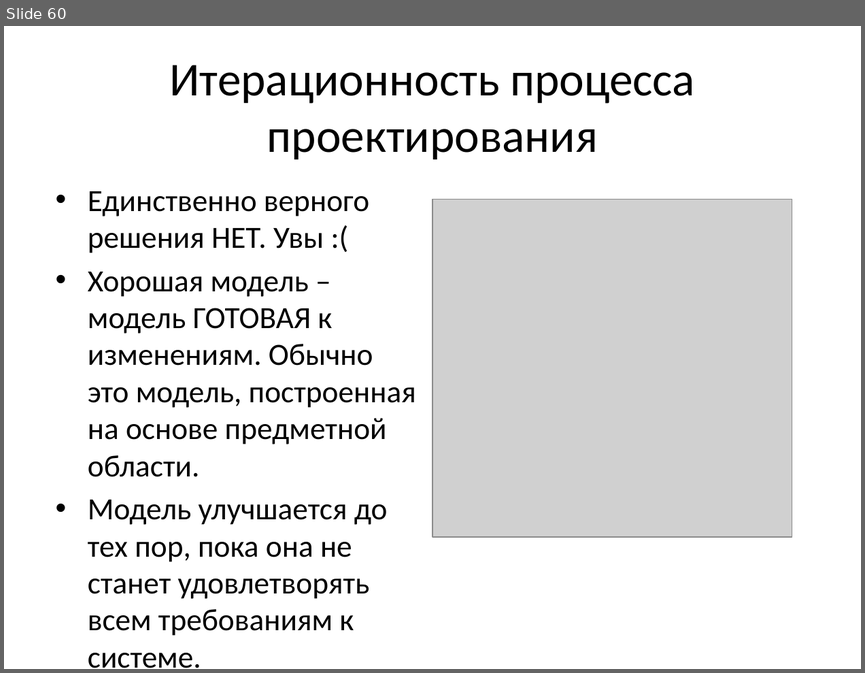
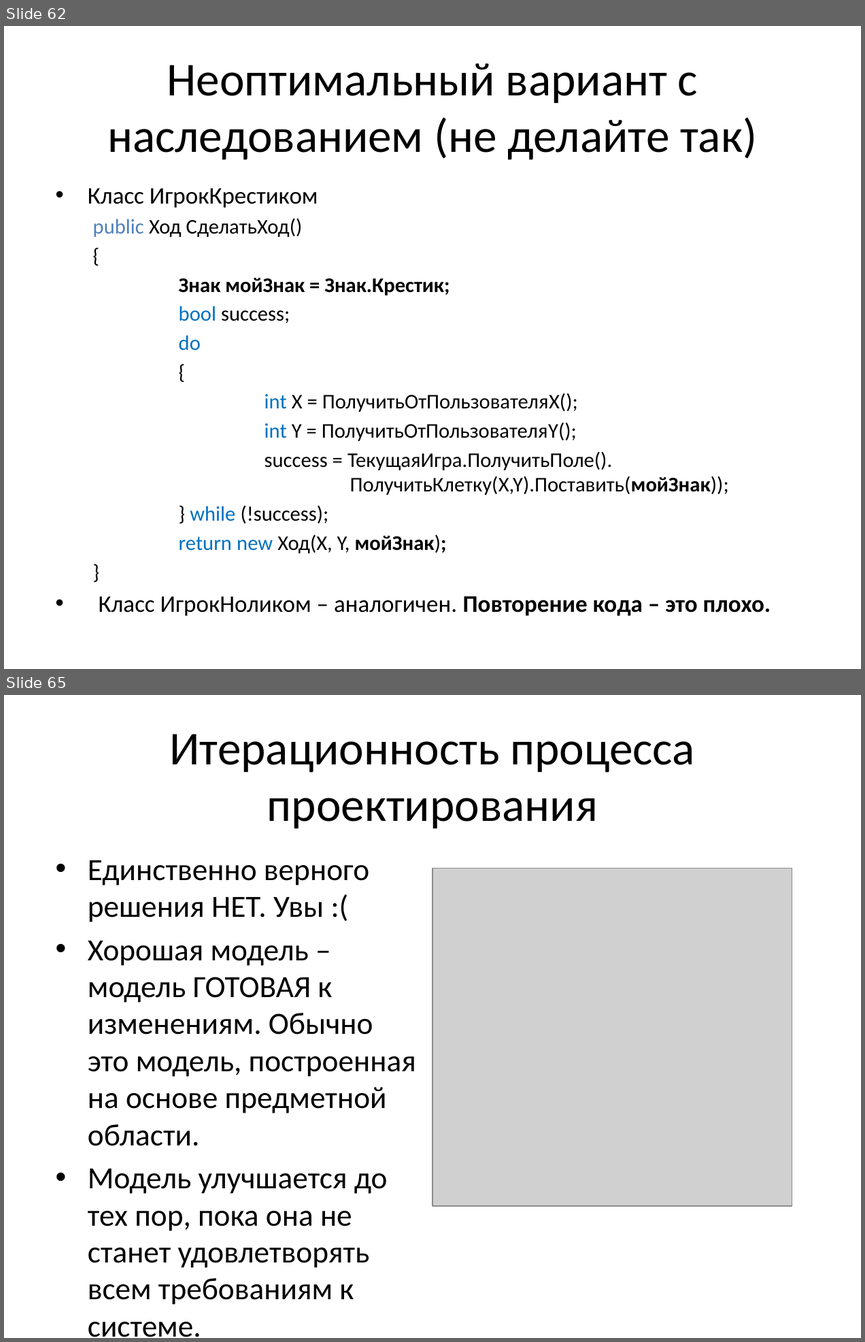
Before and after one commit to pelipas/OOP, a slide deck: Lecture_3_OOP.pptx. Shown one above the other, each under a label of ours: slide 60 before the commit, slides 62 and 65 after it; the slides between them are not shown. The pictures are 865x673 and 865x1342 pixels, drawn with LibreOffice and Linux fonts; fonts in the diff are those of the drawing; grey boxes stand for pictures. Boxes give left, top, right and bottom in pixels: in the first picture for what was removed or moved away, otherwise in the second. Text is boxed around its words. In the diff, an @@ line names an element or a change of style, - is before the commit and + after.

```diff
--- a/Lecture_3_OOP.pptx
+++ b/Lecture_3_OOP.pptx
@@ slide 62 added at (4, 26, 861, 669), background #FFFFFF @@
@@ title added at (107, 63, 757, 160), 39.6 pt, text #000000 @@
+Неоптимальный вариант с наследованием (не делайте так)
@@ text added at (88, 188, 771, 616), 17.5 pt, text #000000 @@
+• Класс ИгрокКрестиком
+  public Ход СделатьХод()
+  {
+  Знак мойЗнак = Знак.Крестик;
+  bool success;
+  do
+  {
+  int X = ПолучитьОтПользователяX();
+  int Y = ПолучитьОтПользователяY();
+  success = ТекущаяИгра.ПолучитьПоле().
+  ПолучитьКлетку(X,Y).Поставить(мойЗнак));
+  } while (!success);
+  return new Ход(X, Y, мойЗнак);
+  }
+• Класс ИгрокНоликом – аналогичен. Повторение кода – это плохо.
@@ what was slide 60 is now slide 65 @@
```
Also in this commit, not shown: 2 slides changed, 4 other slides added.
